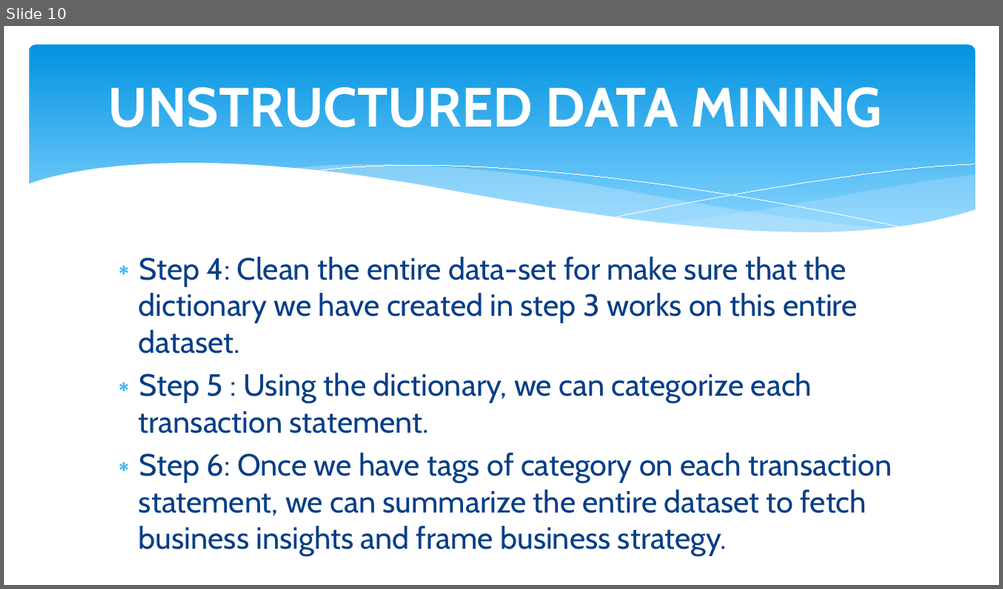
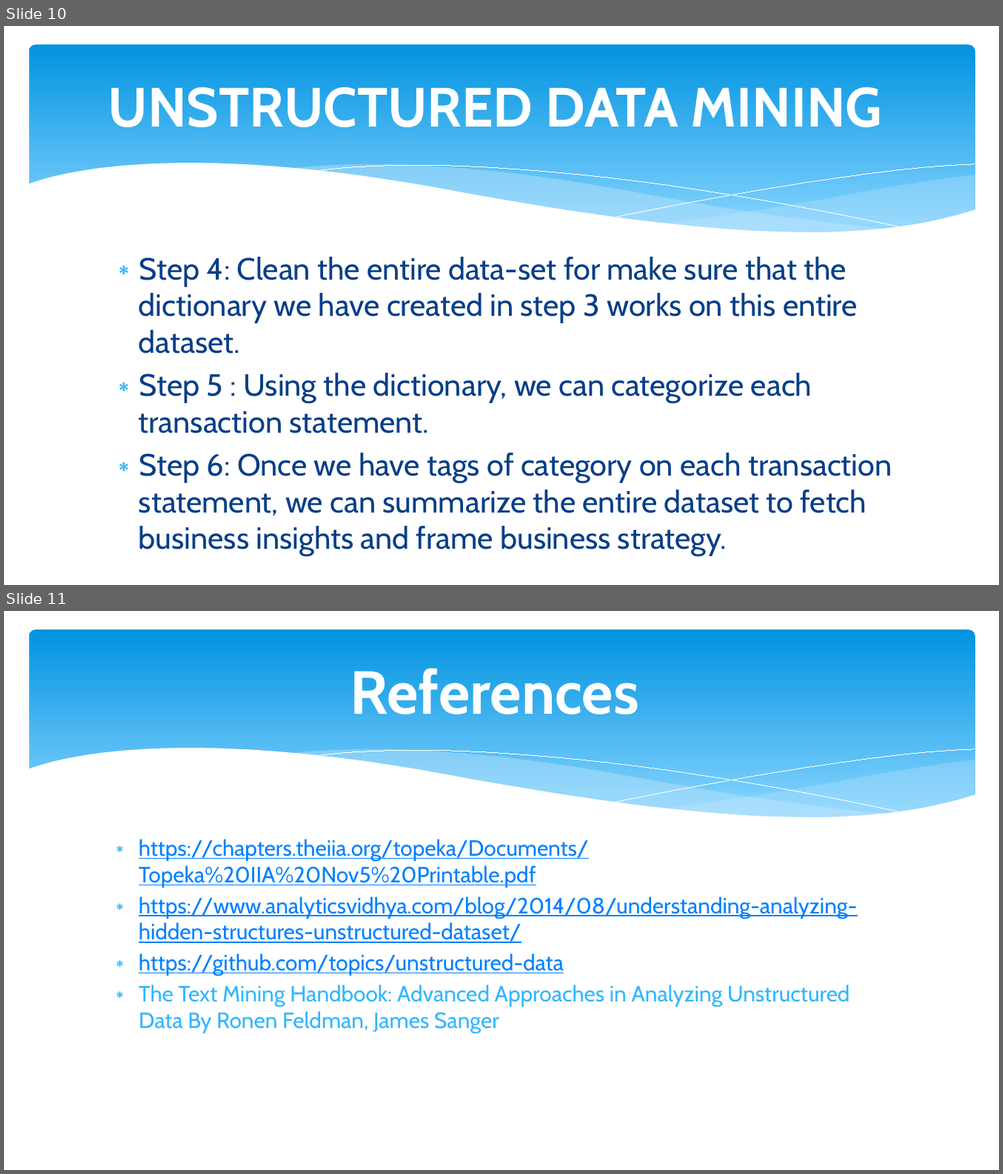
Before and after one commit to mca-projects-2019/MineMax, a slide deck: Mine-Max Initial PPT.pptx. Shown one above the other, each under a label of ours: slide 10 before the commit, slides 10 and 11 after it. The pictures are 1003x589 and 1003x1174 pixels, drawn with LibreOffice and Linux fonts; fonts in the diff are those of the drawing. Boxes give left, top, right and bottom in pixels: in the first picture for what was removed or moved away, otherwise in the second. Text is boxed around its words. In the diff, an @@ line names an element or a change of style, - is before the commit and + after.

```diff
--- a/Mine-Max Initial PPT.pptx
+++ b/Mine-Max Initial PPT.pptx
@@ slide 11 added at (4, 611, 999, 1170), background #FFFFFF; not listed: 6 template elements that a slide beside it also shows @@
@@ title added at (350, 668, 639, 715), 44 pt, text #FFFFFF, bold @@
+References
@@ text added at (139, 839, 857, 1034), 16 pt, text #0080FF, underline @@
+∗ https://chapters.theiia.org/topeka/Documents/Topeka%20IIA%20Nov5%20Printable.pdf
+∗ https://www.analyticsvidhya.com/blog/2014/08/understanding-analyzing-hidden-structures-unstructured-dataset/
+∗ https://github.com/topics/unstructured-data
+∗ The Text Mining Handbook: Advanced Approaches in Analyzing Unstructured Data By Ronen Feldman, James Sanger
```
